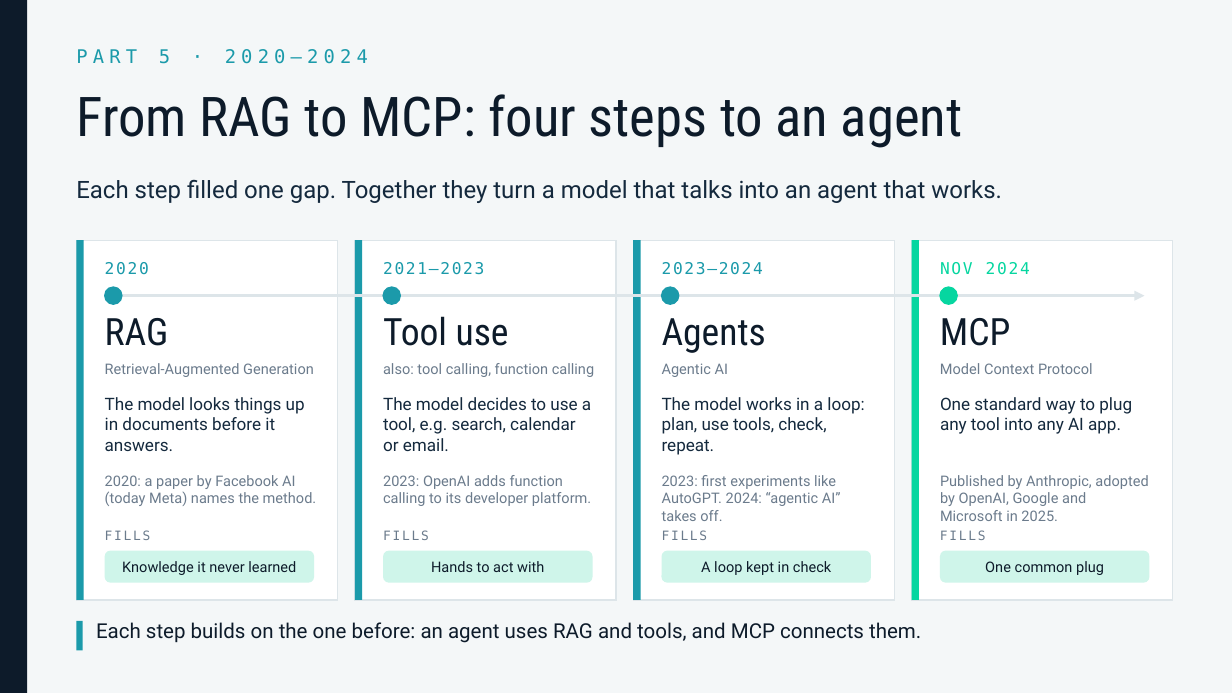
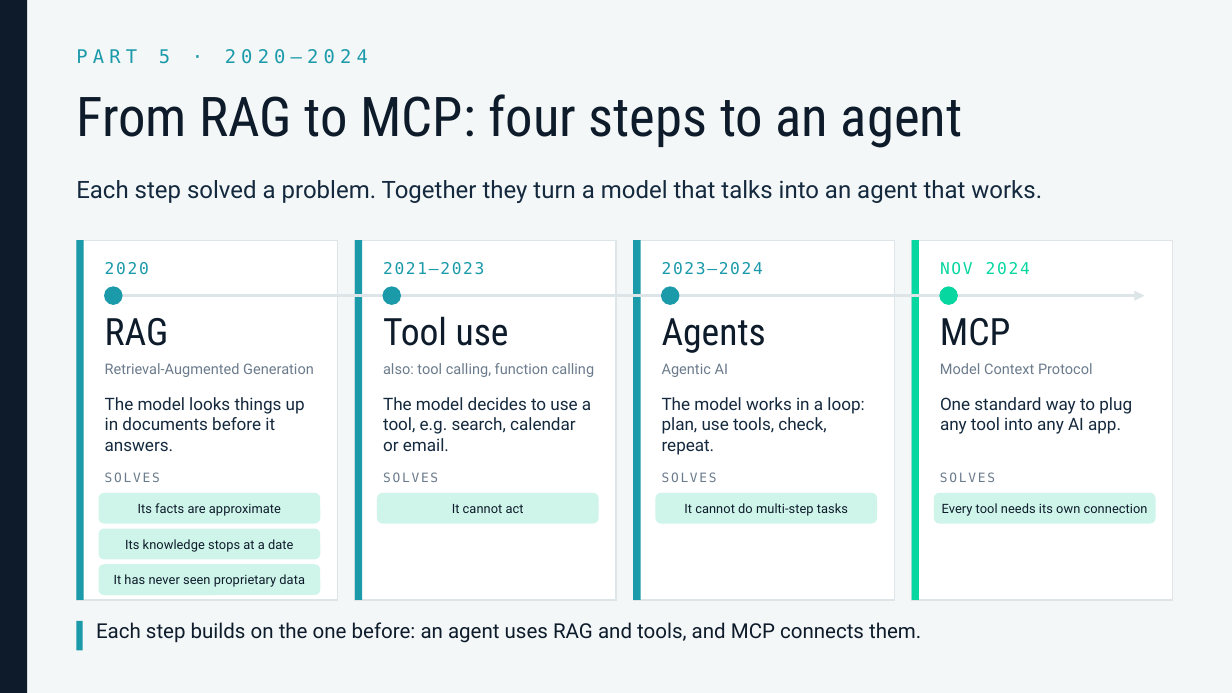
Before and after one commit to lukasroedl/ai-terminology-hell, a slide deck: slide 28 of ai-terminology-hell.pptx. Drawn at 1232x693 pixels with LibreOffice and Linux fonts; fonts in the diff are those of the drawing. Boxes give left, top, right and bottom in pixels: in the first picture for what was removed or moved away, otherwise in the second. Text is boxed around its words. In the diff, an @@ line names an element or a change of style, - is before the commit and + after.

```diff
--- a/ai-terminology-hell.pptx
+++ b/ai-terminology-hell.pptx
@@ text at box(76, 180, 1042, 203): text changed @@
-Each step filled one gap. Together they turn a model that talks into an agent that works.
+Each step solved a problem. Together they turn a model that talks into an agent that works.
@@ text removed at box(105, 475, 317, 506) @@
-2020: a paper by Facebook AI (today Meta) names the method.
@@ text added at box(105, 472, 160, 482), 7.5 pt, text #6B7B8C @@
+SOLVES
@@ text removed at box(383, 475, 591, 506) @@
-2023: OpenAI adds function calling to its developer platform.
@@ text added at box(383, 472, 438, 482), 7.5 pt, text #6B7B8C @@
+SOLVES
@@ text removed at box(662, 475, 841, 521) @@
-2023: first experiments like AutoGPT. 2024: “agentic AI” takes off.
@@ text added at box(662, 472, 717, 482), 7.5 pt, text #6B7B8C @@
+SOLVES
@@ text removed at box(940, 475, 1148, 521) @@
-Published by Anthropic, adopted by OpenAI, Google and Microsoft in 2025.
@@ text added at box(940, 472, 995, 482), 7.5 pt, text #6B7B8C @@
+SOLVES
@@ rounded rectangle added at box(99, 493, 320, 524), fill #CFF5EA, 7.5 pt, text #0D1B2A @@
+Its facts are approximate
@@ rounded rectangle added at box(377, 493, 599, 524), fill #CFF5EA, 7.5 pt, text #0D1B2A @@
+It cannot act
@@ rounded rectangle added at box(655, 493, 877, 524), fill #CFF5EA, 7.5 pt, text #0D1B2A @@
+It cannot do multi-step tasks
@@ rounded rectangle added at box(934, 493, 1156, 524), fill #CFF5EA, 7.5 pt, text #0D1B2A @@
+Every tool needs its own connection
@@ rounded rectangle added at box(99, 529, 320, 559), fill #CFF5EA, 7.5 pt, text #0D1B2A @@
+Its knowledge stops at a date
@@ text removed at box(105, 530, 151, 540) @@
-FILLS
@@ text removed at box(383, 530, 429, 540) @@
-FILLS
@@ text removed at box(662, 530, 708, 540) @@
-FILLS
@@ text removed at box(940, 530, 986, 540) @@
-FILLS
@@ rounded rectangle "It has never seen proprietary ...": place and size @@
-rounded rectangle "It has never seen proprietary ..." at box(105, 551, 314, 583)
+rounded rectangle "It has never seen proprietary ..." at box(99, 564, 320, 595)
@@ rounded rectangle removed at box(383, 551, 593, 583) @@
-Hands to act with
@@ rounded rectangle removed at box(662, 551, 871, 583) @@
-A loop kept in check
@@ rounded rectangle removed at box(940, 551, 1149, 583) @@
-One common plug
@@ text in rounded rectangle at box(114, 574, 305, 587): text changed; size 8.5 to 7.5 pt @@
-Knowledge it never learned
+It has never seen proprietary data
```
Also in this commit, not shown: 5 other slides changed, 8 other files.
